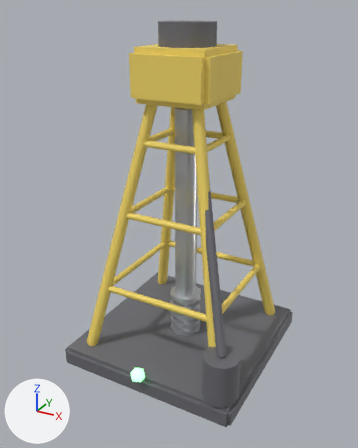
What one commit did to the FBX model Assets/_Project/Models/Machines/drill.fbx.
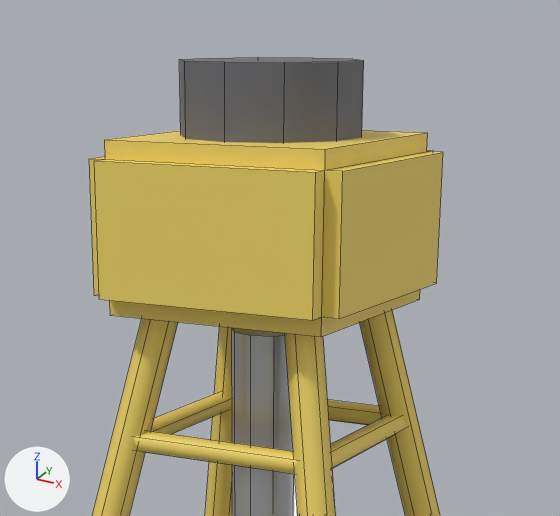
Each version appears first whole from a 50 mm lens placed at (2.51, -4.74, 4.04), pointed at (-0.03, -0.12, 1.74), and next in a close-up on the part from 28% to 78% of the width and 0% to 37% of the height. Arrows for +X, +Y and +Z are at lower left; the lights stay in place. The older version's two pictures come first. The close-ups show mesh edges as thin lines. Where no turn or scale is listed for an object, it has been applied to the vertices.

In view in the first close-up: 'drill'.
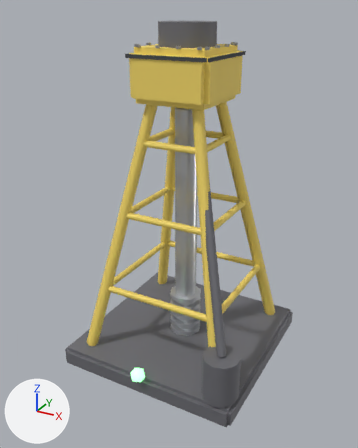
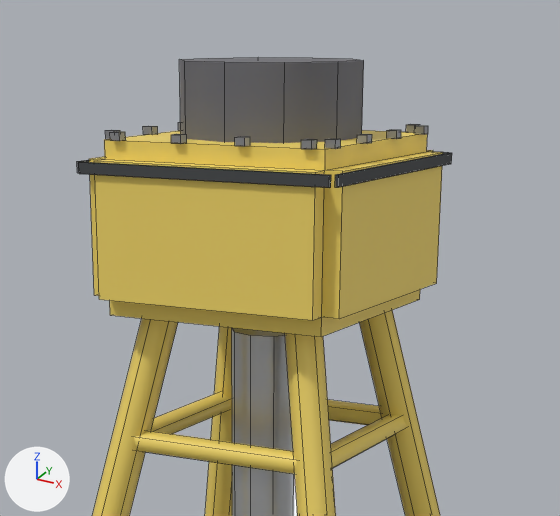
The change, as JSON lines over the scene's bpy script:
```json
{"op": "add", "block": "mat_detail_bolt", "code": ["mat_detail_bolt = principled_material('detail_bolt')", "mat_detail_bolt.base_color = (0.42, 0.43, 0.45)  # grey #adafb3", "mat_detail_bolt.metallic = 0.8", "mat_detail_bolt.roughness = 0.4"]}
{"op": "add", "block": "mat_detail_seam", "code": ["mat_detail_seam = principled_material('detail_seam')", "mat_detail_seam.base_color = (0.07, 0.075, 0.08)  # dark grey #4b4d50", "mat_detail_seam.metallic = 0.2", "mat_detail_seam.roughness = 0.8"]}
{"block": "me_drill", "where": "# used by ob_drill; location = (0.0, 0.0, 0.0)"}
{"op": "remove", "block": "me_drill", "code": "me_drill.from_pydata(...)  # 416 vertices, 290 faces; spans x -1.1..1.1, y -1.1..1.1, z -0.2..3.9"}
{"op": "add", "block": "me_drill", "code": "me_drill.from_pydata(...)  # 576 vertices, 410 faces; spans x -1.1..1.1, y -1.1..1.1, z -0.2..3.9"}
{"block": "me_drill", "change": "me_drill part 1: a new loose piece, a box spanning x -0.441..0.441, y -0.462..-0.45, z 3.575..3.61, in mat_detail_seam (dark grey #4b4d50)"}
{"block": "me_drill", "change": "me_drill part 2: a new loose piece, a box spanning x 0.45..0.462, y -0.441..0.441, z 3.575..3.61, in mat_detail_seam (dark grey #4b4d50)"}
{"block": "me_drill", "change": "me_drill part 3: a new loose piece, a box spanning x -0.355..-0.32, y -0.407..-0.372, z 3.674..3.7, in mat_detail_bolt (grey #adafb3)"}
{"block": "me_drill", "change": "me_drill part 4: a new loose piece, a box spanning x -0.13..-0.095, y -0.407..-0.372, z 3.674..3.7, in mat_detail_bolt (grey #adafb3)"}
{"block": "me_drill", "change": "me_drill part 5: a new loose piece, a box spanning x 0.095..0.13, y -0.407..-0.372, z 3.674..3.7, in mat_detail_bolt (grey #adafb3)"}
{"block": "me_drill", "change": "me_drill part 6: a new loose piece, a box spanning x 0.32..0.355, y -0.407..-0.372, z 3.674..3.7, in mat_detail_bolt (grey #adafb3)"}
{"block": "me_drill", "change": "me_drill part 7: a new loose piece, a box spanning x 0.32..0.355, y 0.373..0.408, z 3.674..3.7, in mat_detail_bolt (grey #adafb3)"}
{"block": "me_drill", "change": "me_drill part 8: a new loose piece, a box spanning x -0.407..-0.372, y -0.355..-0.32, z 3.674..3.7, in mat_detail_bolt (grey #adafb3)"}
{"block": "me_drill", "change": "me_drill part 9: a new loose piece, a box spanning x -0.407..-0.372, y -0.13..-0.095, z 3.674..3.7, in mat_detail_bolt (grey #adafb3)"}
{"block": "me_drill", "change": "me_drill part 10: a new loose piece, a box spanning x 0.372..0.407, y -0.355..-0.32, z 3.674..3.7, in mat_detail_bolt (grey #adafb3)"}
{"block": "me_drill", "change": "me_drill part 11: a new loose piece, a box spanning x 0.372..0.407, y -0.13..-0.095, z 3.674..3.7, in mat_detail_bolt (grey #adafb3)"}
{"block": "me_drill", "change": "me_drill part 12: a new loose piece, a box spanning x 0.372..0.407, y 0.095..0.13, z 3.674..3.7, in mat_detail_bolt (grey #adafb3)"}
{"block": "me_drill", "change": "me_drill part 13: a new loose piece, a box spanning x 0.372..0.407, y 0.32..0.355, z 3.674..3.7, in mat_detail_bolt (grey #adafb3)"}
{"block": "me_drill", "change": "other edits to the shape of me_drill do not show in these pictures"}
{"op": "add", "block": "me_drill", "code": "me_drill.materials.append(mat_detail_seam)  # dark grey #4b4d50"}
{"op": "add", "block": "me_drill", "code": "me_drill.materials.append(mat_detail_bolt)  # grey #adafb3"}
```

Boxes (x1, y1, x2, y2) around the edits, measured in the close-ups (560 x 516 px):
```json
{"object": "drill", "change": "reshaped", "before": [89, 58, 443, 516], "after": [77, 58, 452, 516]}
{"part": 1, "of": "me_drill", "change": "added", "after": [79, 162, 331, 188]}
{"part": 2, "of": "me_drill", "change": "added", "after": [335, 153, 452, 187]}
{"part": 3, "of": "me_drill", "change": "added", "after": [110, 131, 126, 141]}
{"part": 4, "of": "me_drill", "change": "added", "after": [171, 134, 187, 144]}
{"part": 5, "of": "me_drill", "change": "added", "after": [235, 136, 250, 146]}
{"part": 6, "of": "me_drill", "change": "added", "after": [301, 139, 317, 149]}
{"part": 7, "of": "me_drill", "change": "added", "after": [406, 124, 420, 133]}
{"part": 8, "of": "me_drill", "change": "added", "after": [105, 130, 120, 139]}
{"part": 9, "of": "me_drill", "change": "added", "after": [143, 126, 158, 135]}
{"part": 10, "of": "me_drill", "change": "added", "after": [325, 139, 341, 149]}
{"part": 11, "of": "me_drill", "change": "added", "after": [357, 134, 372, 144]}
{"part": 12, "of": "me_drill", "change": "added", "after": [387, 129, 401, 139]}
{"part": 13, "of": "me_drill", "change": "added", "after": [414, 125, 428, 134]}
```
